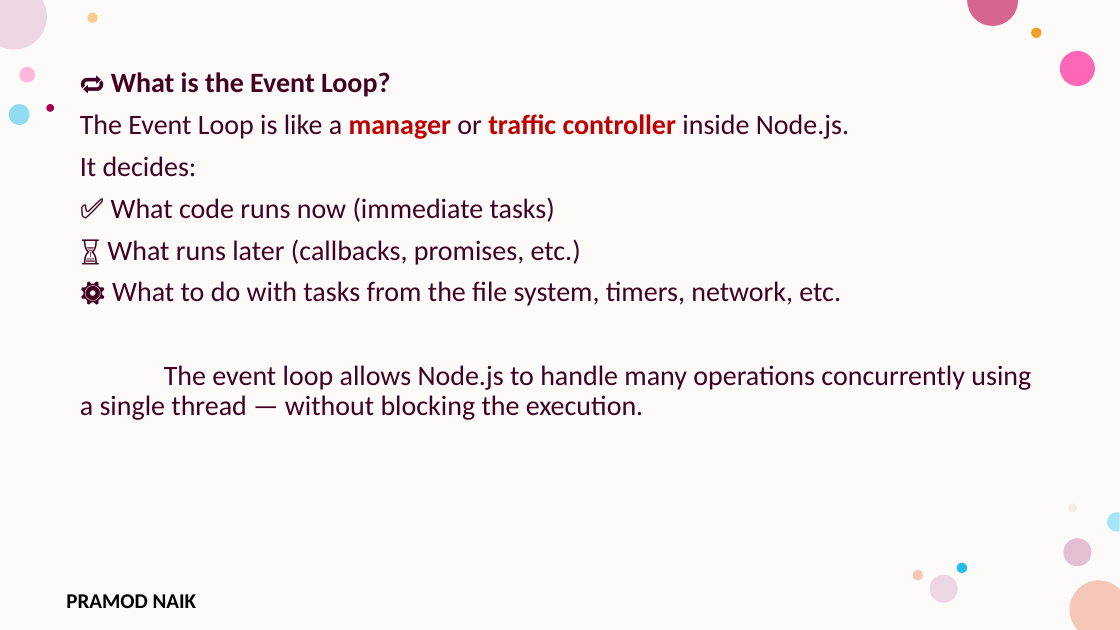
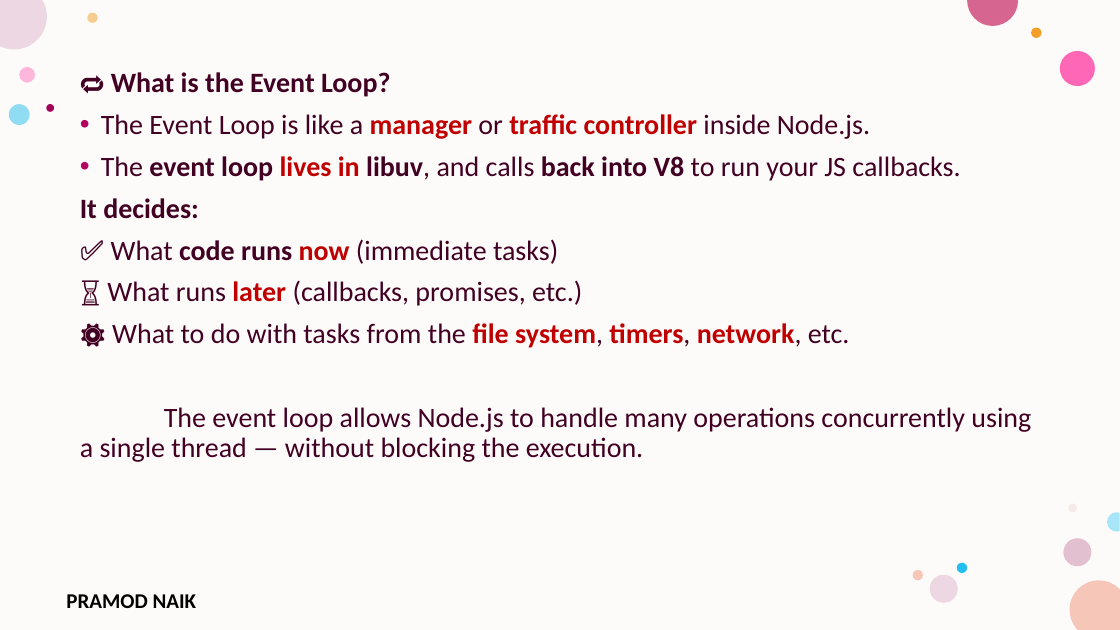
Before and after one commit to PRAMODNAIK-DEV/Node.js-Hands-on-Workshop, a slide deck: slide 37 of Day-1 – Node.js Fundamentals & HTTP Module.pptx (slide 31 before the commit). Drawn at 1120x630 pixels with LibreOffice and Linux fonts; fonts in the diff are those of the drawing; background and template pictures are left out. Boxes give left, top, right and bottom in pixels: in the first picture for what was removed or moved away, otherwise in the second. Text is boxed around its words. In the diff, an @@ line names an element or a change of style, - is before the commit and + after.

```diff
--- a/Day-1 – Node.js Fundamentals & HTTP Module.pptx
+++ b/Day-1 – Node.js Fundamentals & HTTP Module.pptx
@@ text at [80, 114, 870, 348]: bold on in "It decides:", "code runs now", "later", "file system, timers, network,"; text colour #420023 to #C00000 in "now", "later", "file system, timers, network,"; bullet none to • @@
@@ text at [101, 156, 960, 181]: paragraph added @@
+• The event loop lives in libuv, and calls back into V8 to run your JS callbacks.
```
Also in this commit, not shown: 42 other slides changed, 13 slides added, 1 slide removed, 2 other files.
